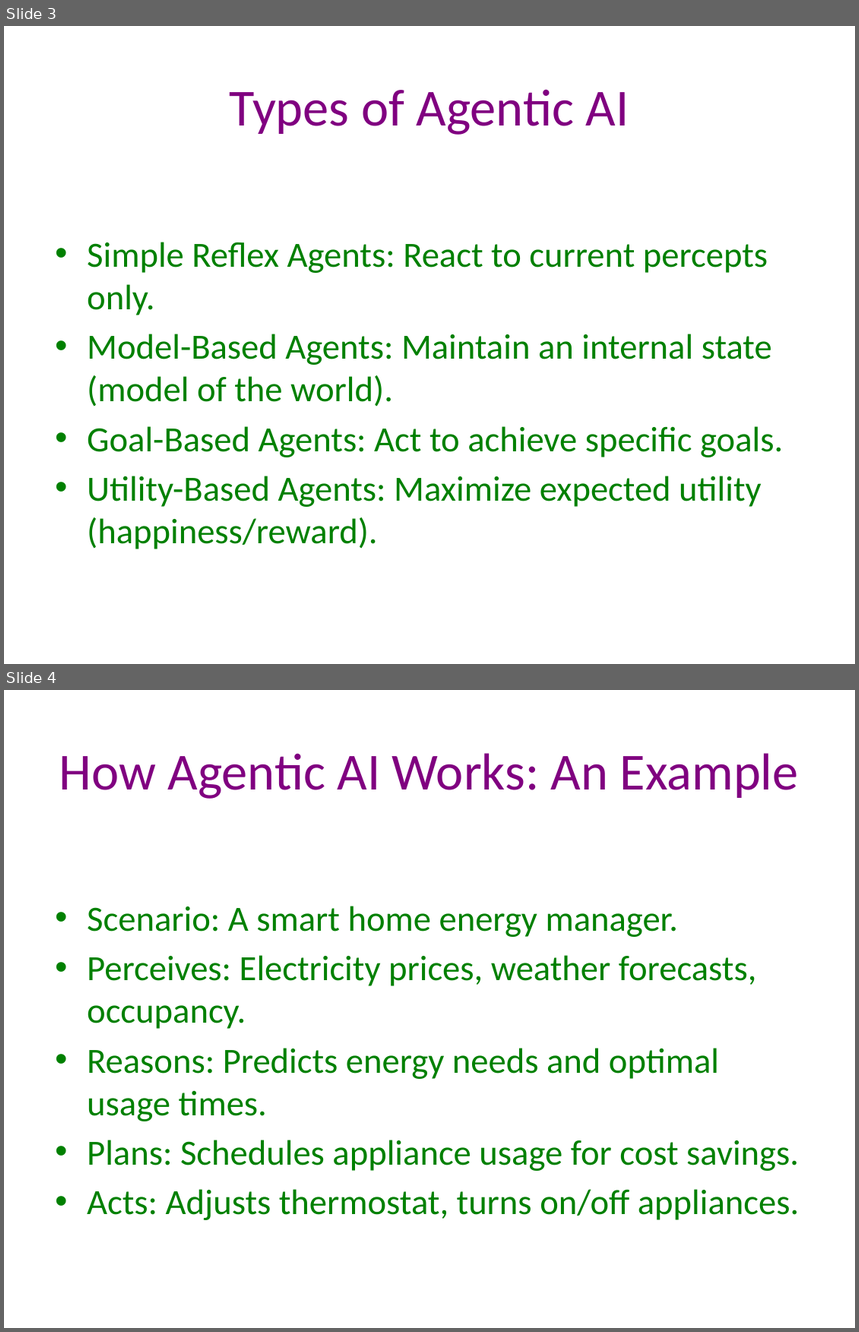
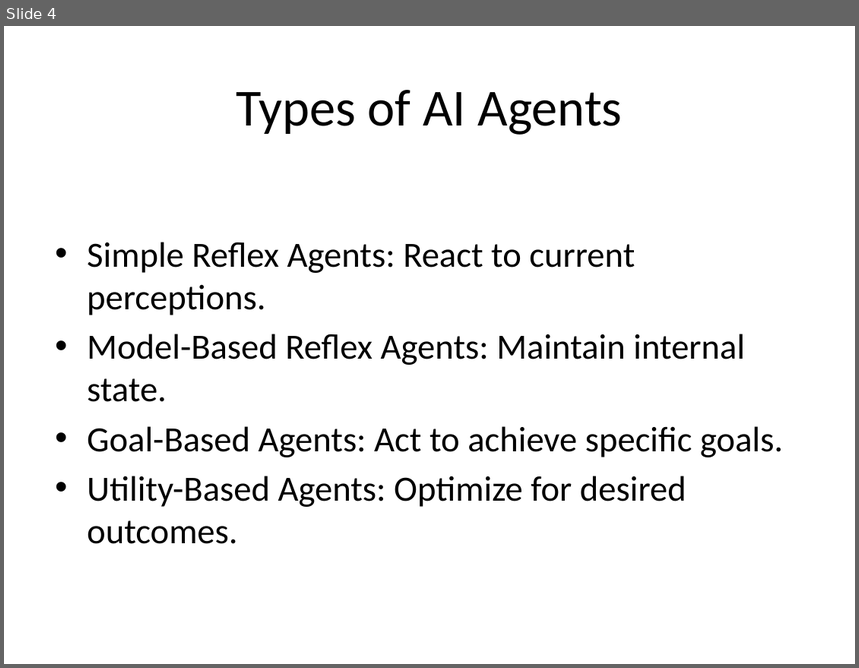
Before and after one commit to Anish-CodeDev/Desktop_AI_Agent, a slide deck: presentation.pptx. Shown one above the other, each under a label of ours: slides 3 and 4 before the commit, slide 4 after it. The pictures are 859x1332 and 859x668 pixels, drawn with LibreOffice and Linux fonts; fonts in the diff are those of the drawing. Boxes give left, top, right and bottom in pixels: in the first picture for what was removed or moved away, otherwise in the second. Text is boxed around its words. In the diff, an @@ line names an element or a change of style, - is before the commit and + after.

```diff
--- a/presentation.pptx
+++ b/presentation.pptx
@@ slide 4 removed at (x1=4, y1=690, x2=855, y2=1328), background #FFFFFF @@
@@ title removed at (x1=59, y1=753, x2=799, y2=799) @@
-How Agentic AI Works: An Example
@@ text removed at (x1=87, y1=906, x2=799, y2=1220) @@
-• Scenario: A smart home energy manager.
-• Perceives: Electricity prices, weather forecasts, occupancy.
-• Reasons: Predicts energy needs and optimal usage times.
-• Plans: Schedules appliance usage for cost savings.
-• Acts: Adjusts thermostat, turns on/off appliances.
@@ what was slide 3 is now slide 4 @@
@@ slide 4 changed as well @@
@@ title at (x1=236, y1=90, x2=622, y2=135): text changed; text colour #800080 to #000000 @@
-Types of Agentic AI
+Types of AI Agents
@@ text at (x1=87, y1=242, x2=745, y2=402): text changed; text colour #008000 to #000000 @@
-• Simple Reflex Agents: React to current percepts only.
-• Model-Based Agents: Maintain an internal state (model of the world).
+• Simple Reflex Agents: React to current perceptions.
+• Model-Based Reflex Agents: Maintain internal state.
@@ text at (x1=87, y1=427, x2=783, y2=458): text colour #008000 to #000000 in "Goal-Based Agents: Act to achieve specific goals." @@
@@ text at (x1=87, y1=476, x2=686, y2=544): text changed; text colour #008000 to #000000 @@
-• Utility-Based Agents: Maximize expected utility (happiness/reward).
+• Utility-Based Agents: Optimize for desired outcomes.
```
Also in this commit, not shown: 8 other slides changed, 7 other files.
